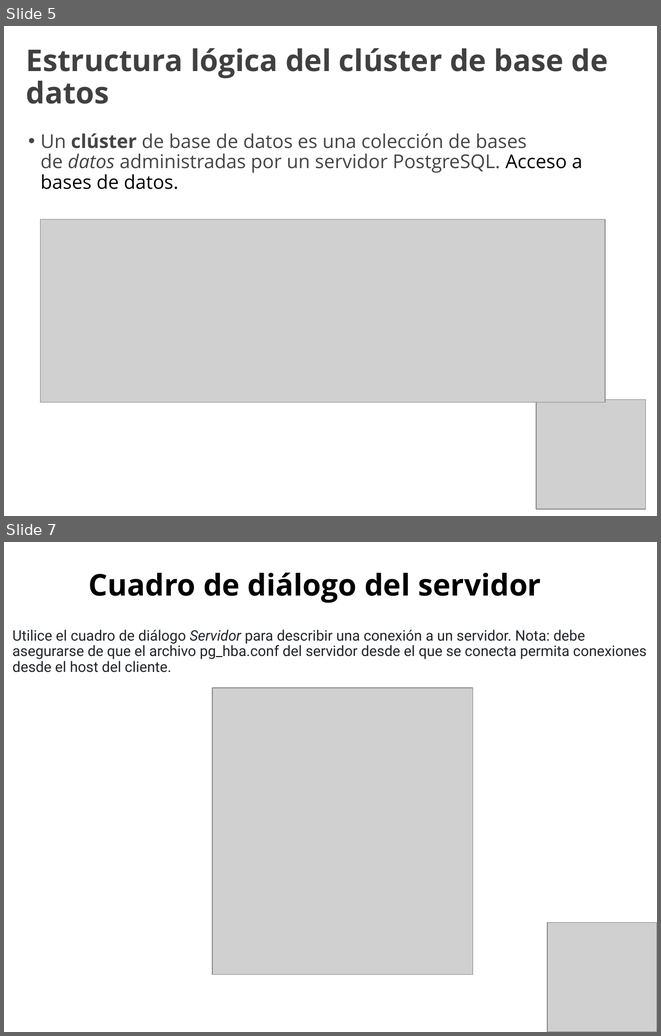
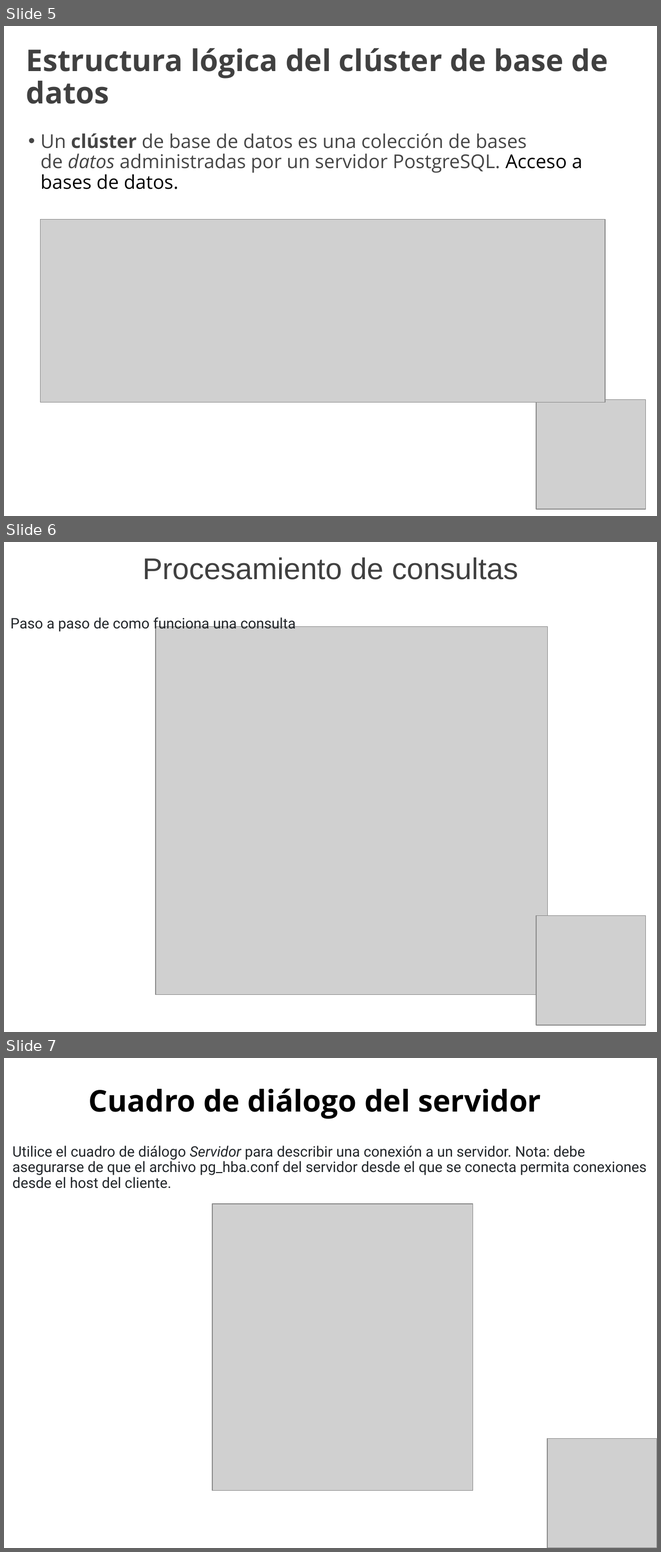
Before and after one commit to jpedrozac/BASES-DE-DATOS-SEG-SEMESTRE, a slide deck: postgresql.ppt. Shown one above the other, each under a label of ours: slides 5 and 7 before the commit, slides 5, 6 and 7 after it; the slides between them are not shown. The pictures are 661x1036 and 661x1552 pixels, drawn with LibreOffice and Linux fonts; fonts in the diff are those of the drawing; grey boxes stand for pictures. Boxes give left, top, right and bottom in pixels: in the first picture for what was removed or moved away, otherwise in the second. Text is boxed around its words. In the diff, an @@ line names an element or a change of style, - is before the commit and + after.

```diff
--- a/postgresql.ppt
+++ b/postgresql.ppt
@@ slide 6 added at [4, 542, 657, 1032], background #FFFFFF @@
@@ title added at [142, 557, 518, 580], 33 pt, text #404040 @@
+Procesamiento de consultas
@@ text added at [10, 615, 296, 632], 16 pt, text #212529 @@
+Paso a paso de como funciona una consulta
@@ picture added at [156, 627, 547, 995] @@
@@ picture added at [536, 916, 646, 1025] @@
```
Also in this commit, not shown: 6 slides changed, 1 other slide added, 1 slide removed, 1 other file.
